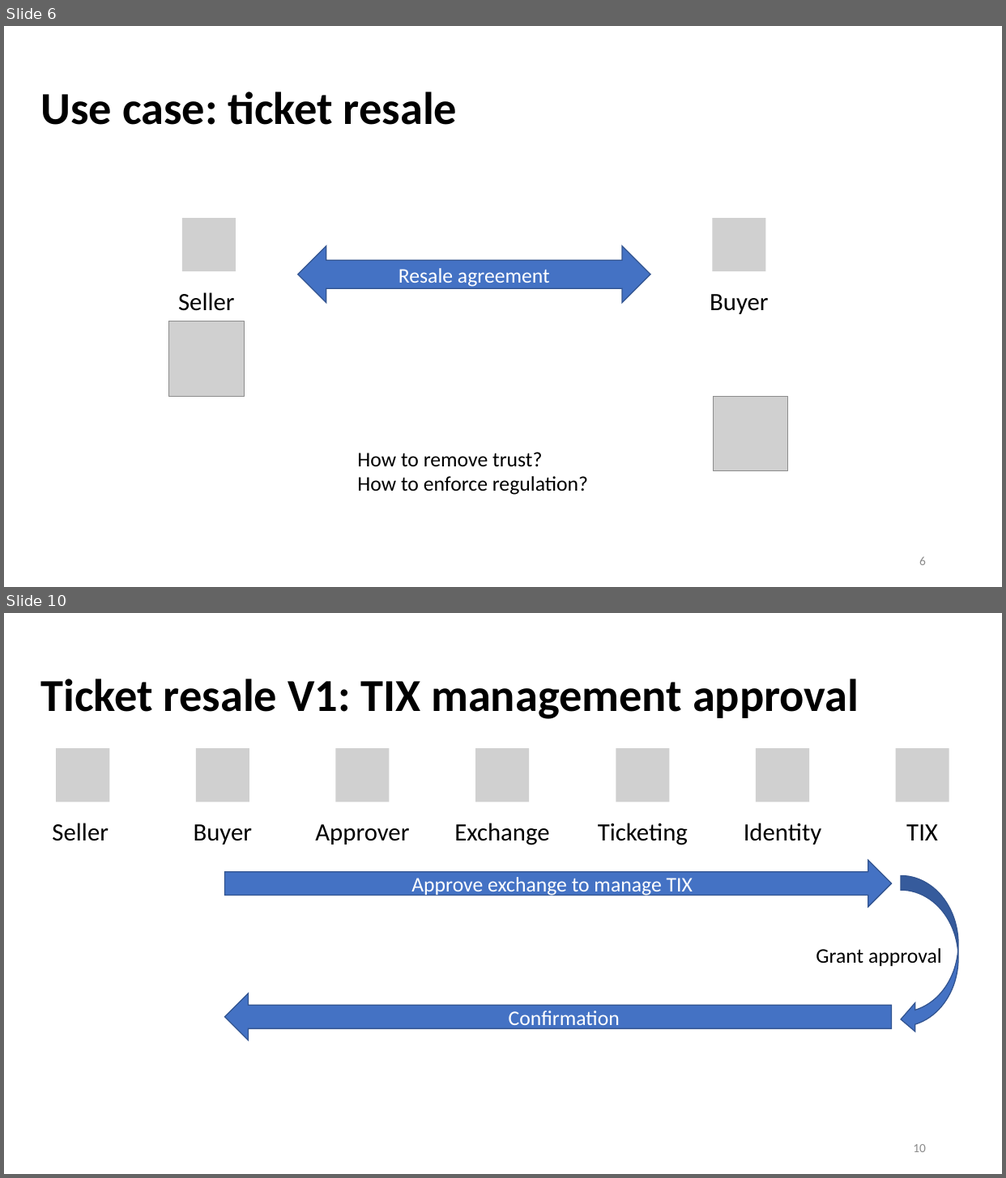
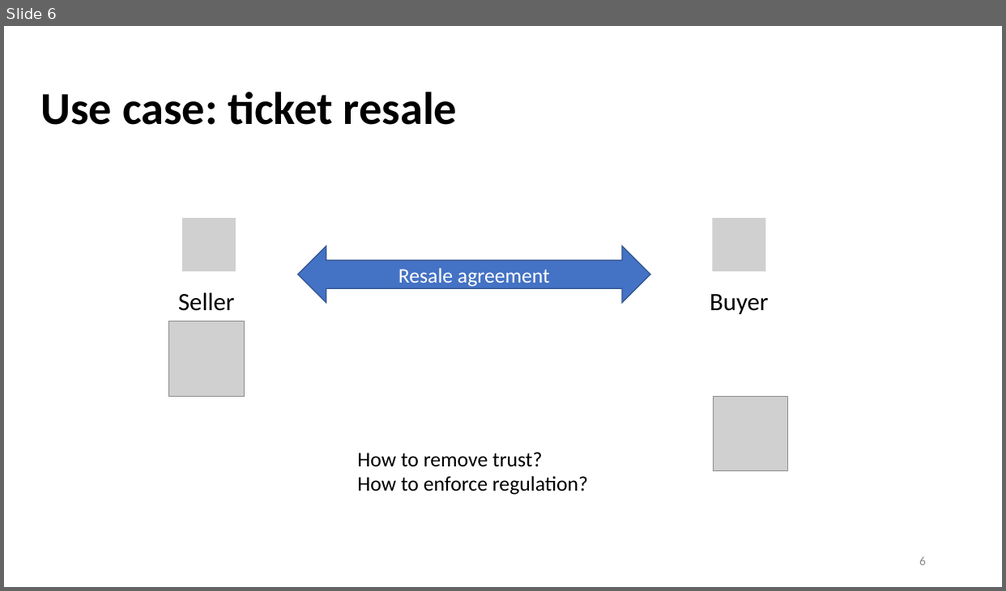
Before and after one commit to yanngabb/marketplace, a slide deck: rapport/Master_Thesis_Presentation_Yann_Gabbud.pptx. Shown one above the other, each under a label of ours: slides 6 and 10 before the commit, slide 6 after it; the slides between them are not shown. The pictures are 1006x1178 and 1006x591 pixels, drawn with LibreOffice and Linux fonts; fonts in the diff are those of the drawing; grey boxes stand for pictures. Boxes give left, top, right and bottom in pixels: in the first picture for what was removed or moved away, otherwise in the second. Text is boxed around its words. In the diff, an @@ line names an element or a change of style, - is before the commit and + after.

```diff
--- a/rapport/Master_Thesis_Presentation_Yann_Gabbud.pptx
+++ b/rapport/Master_Thesis_Presentation_Yann_Gabbud.pptx
@@ slide 10 removed at (4,613,1002,1174), background #FFFFFF @@
@@ text removed at (41,679,859,719) @@
-Ticket resale V1: TIX management approval
@@ group removed at (52,748,949,845): 7 pictures, 7 texts @@
-Seller
-Buyer
-Approver
-Exchange
-Ticketing
-Identity
-TIX
@@ right arrow removed at (225,860,892,906) @@
-Approve exchange to manage TIX
@@ curved left arrow removed at (901,875,958,1033) @@
@@ text removed at (816,948,942,966) @@
-Grant approval
@@ left arrow removed at (225,994,892,1041) @@
-Confirmation
@@ page number removed at (913,1144,926,1152) @@
-10
```
Also in this commit, not shown: 13 slides changed, 7 slides added, 1 other slide removed.
